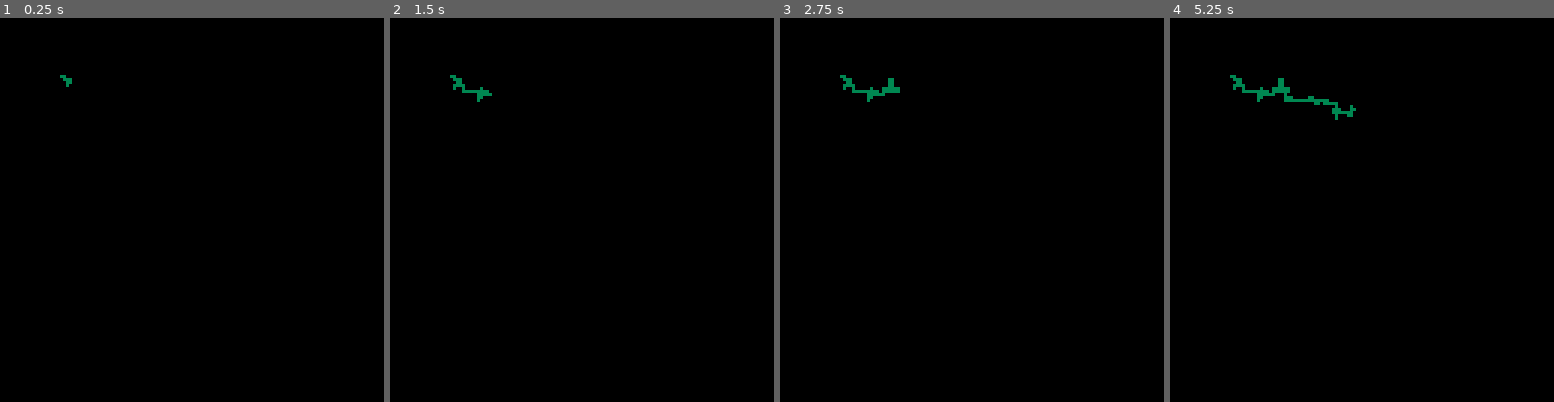
Above: before the commit, frames 1-4 (left to right).
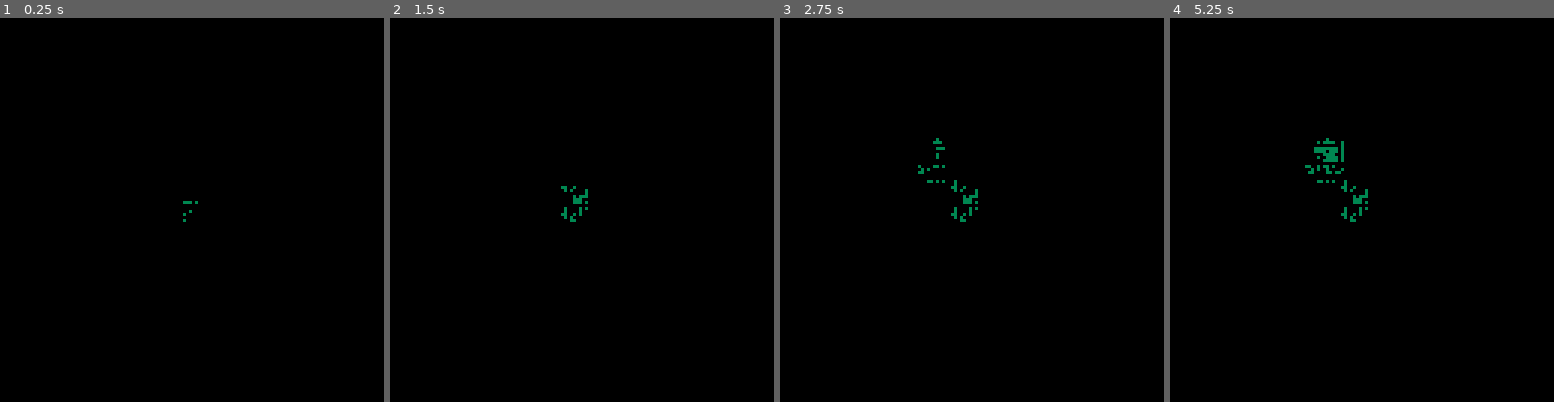
Above: after the commit, the same moments.

Repository: julioolvr/nature_of_code
Game: PICO-8 cartridge nature_of_code.p8
Two runs of this game, one before a commit and one after it. Both use one fixed random seed, a clock stepped at 60 frames per second and the inputs below.
Inputs:
- Up to frame 1 (0.25 s): no input
- Up to frame 2 (1.5 s): no input
- Up to frame 3 (2.75 s): no input
- Up to frame 4 (5.25 s): no input

The runs differ from the first frame. In frame 1, less than 0.1% of the frame differs, in the area x 15-52%, y 14-54%; in frame 2, 0.4%; in frame 3, 0.6%; in frame 4, 1.2%.

Commit message:
Montecarlo step

Diff:
--- a/nature_of_code.p8
+++ b/nature_of_code.p8
@@ -2,15 +2,16 @@
 version 16
 __lua__
 
-player = { x = 20, y = 20 }
+player = { x = 64, y = 64 }
 
-function player:random_step()
+function player:random_step(size)
   direction = flr(rnd(4))
+  size = size or 1
 
-  if direction == 0 then self.x += 1
-  elseif direction == 1 then self.x -= 1
-  elseif direction == 2 then self.y += 1
-  else self.y -= 1
+  if direction == 0 then self.x += size
+  elseif direction == 1 then self.x -= size
+  elseif direction == 2 then self.y += size
+  else self.y -= size
   end
 end
 
@@ -22,6 +23,15 @@
   elseif direction < 0.8 then self.y += 1
   else self.y -= 1
   end
+end
+
+function player:monte_carlo_step()
+  repeat
+    max_size = flr(rnd(10)) + 1
+  until max_size * 1.5 < rnd(10) + 1
+
+  step_size = rnd(max_size)
+  self:random_step(step_size)
 end
 
 function player:draw()
@@ -39,6 +49,6 @@
 end
 
 function _draw()
-  player:biased_step()
+  player:monte_carlo_step()
   player:draw()
 end
